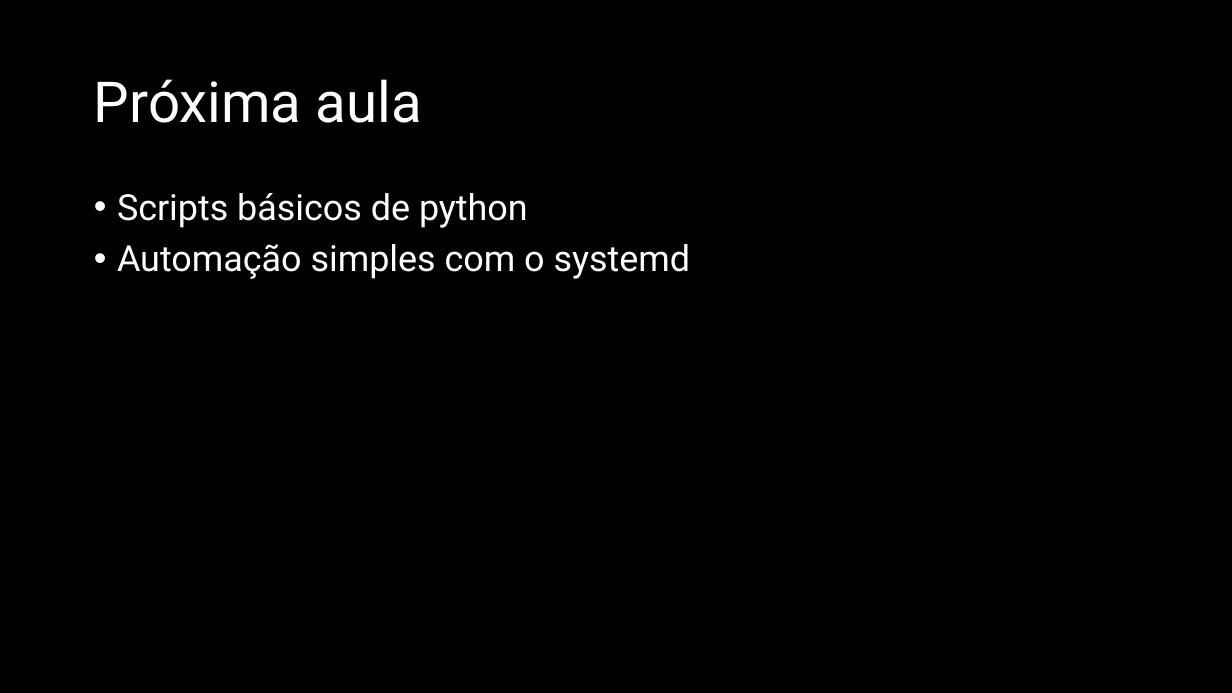
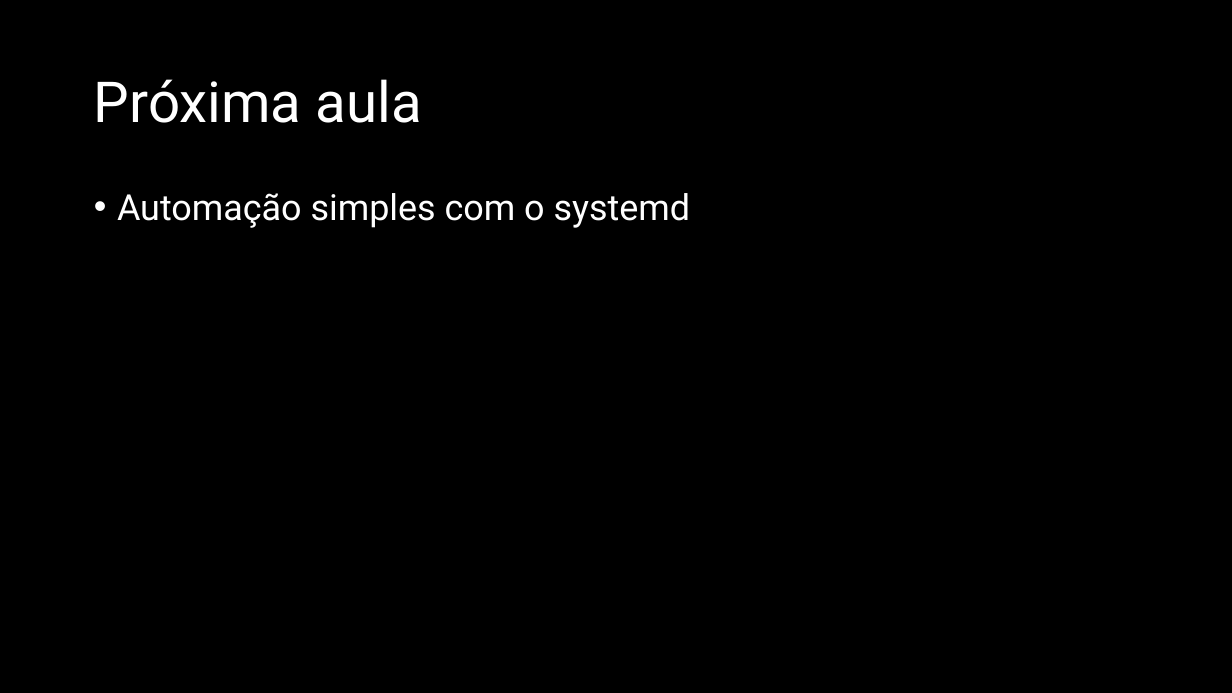
Before and after one commit to fpfrimer/aulas_metrologia_por_imagem, a slide deck: slide 22 of 001_apresentacao_dia1.pptx. Drawn at 1232x693 pixels with LibreOffice and Linux fonts; fonts in the diff are those of the drawing. Boxes give left, top, right and bottom in pixels: in the first picture for what was removed or moved away, otherwise in the second. Text is boxed around its words. In the diff, an @@ line names an element or a change of style, - is before the commit and + after.

```diff
--- a/001_apresentacao_dia1.pptx
+++ b/001_apresentacao_dia1.pptx
@@ text at <box>117,193,528,228</box>: paragraph removed @@
-• Scripts básicos de python
```
Also in this commit, not shown: 1 other slide changed.
